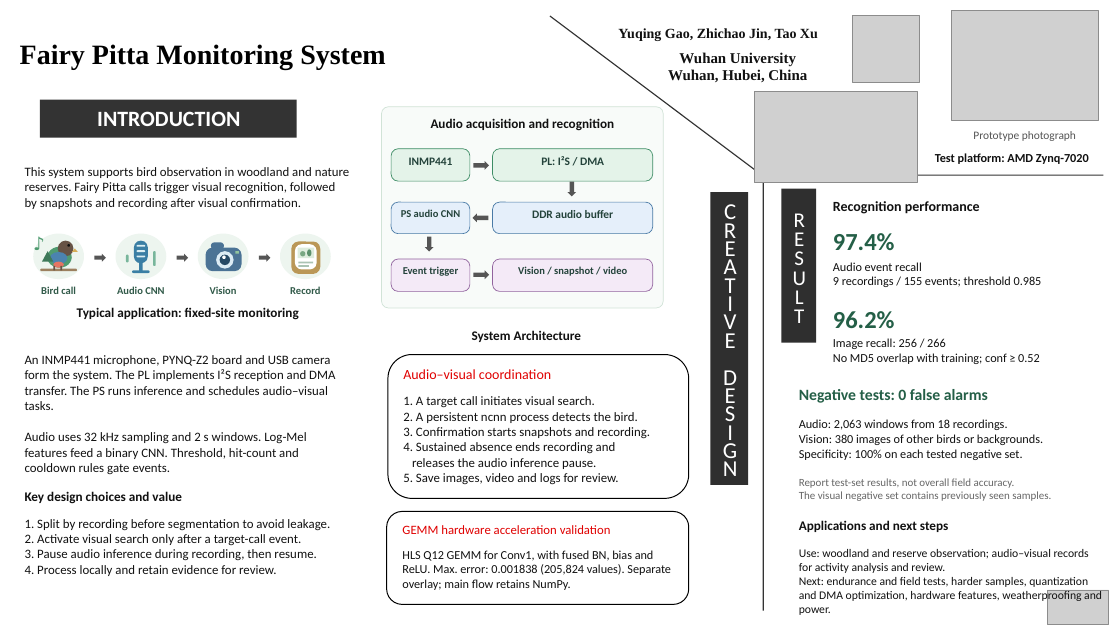
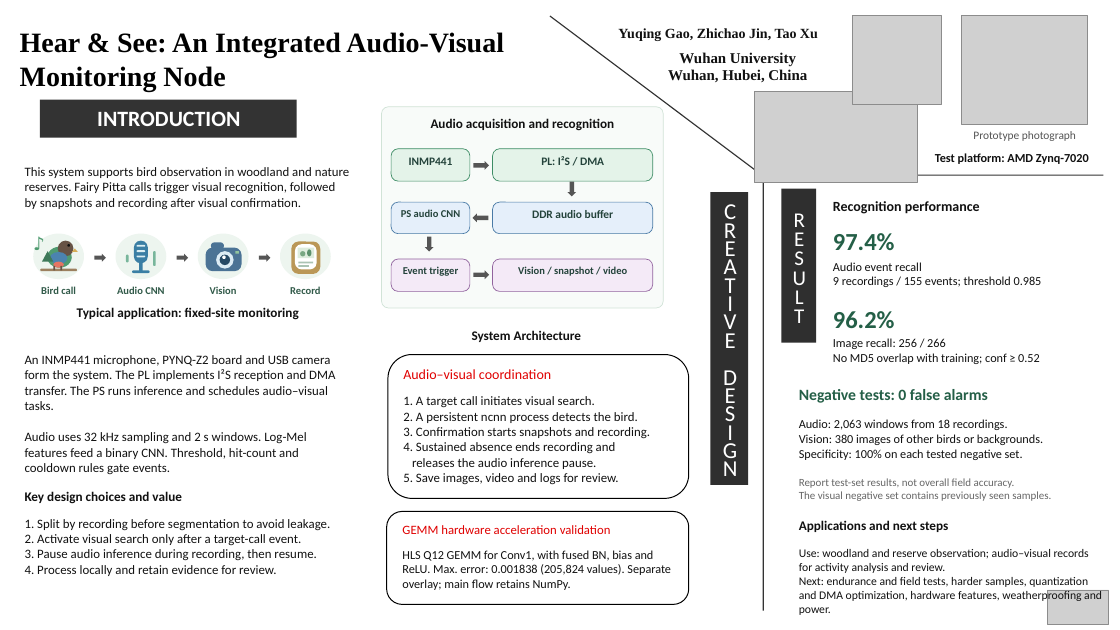
Before and after one commit to chaor346/pitta-bird-monitor, a slide deck: slide 2 of report/post.pptx. Drawn at 1120x630 pixels with LibreOffice and Linux fonts; fonts in the diff are those of the drawing; grey boxes stand for pictures. Boxes give left, top, right and bottom in pixels: in the first picture for what was removed or moved away, otherwise in the second. Text is boxed around its words. In the diff, an @@ line names an element or a change of style, - is before the commit and + after.

Commit message:
update final poster

```diff
--- a/report/post.pptx
+++ b/report/post.pptx
@@ picture resized from (x1=853, y1=16, x2=920, y2=82) to (x1=853, y1=16, x2=943, y2=104) @@
@@ picture at (x1=962, y1=16, x2=1088, y2=124): rotation 0 to 90 degrees @@
@@ text at (x1=20, y1=32, x2=504, y2=91): text changed @@
-Fairy Pitta Monitoring System
+Hear & See: An Integrated Audio-Visual Monitoring Node
```
Also in this commit, not shown: 1 other slide changed.
